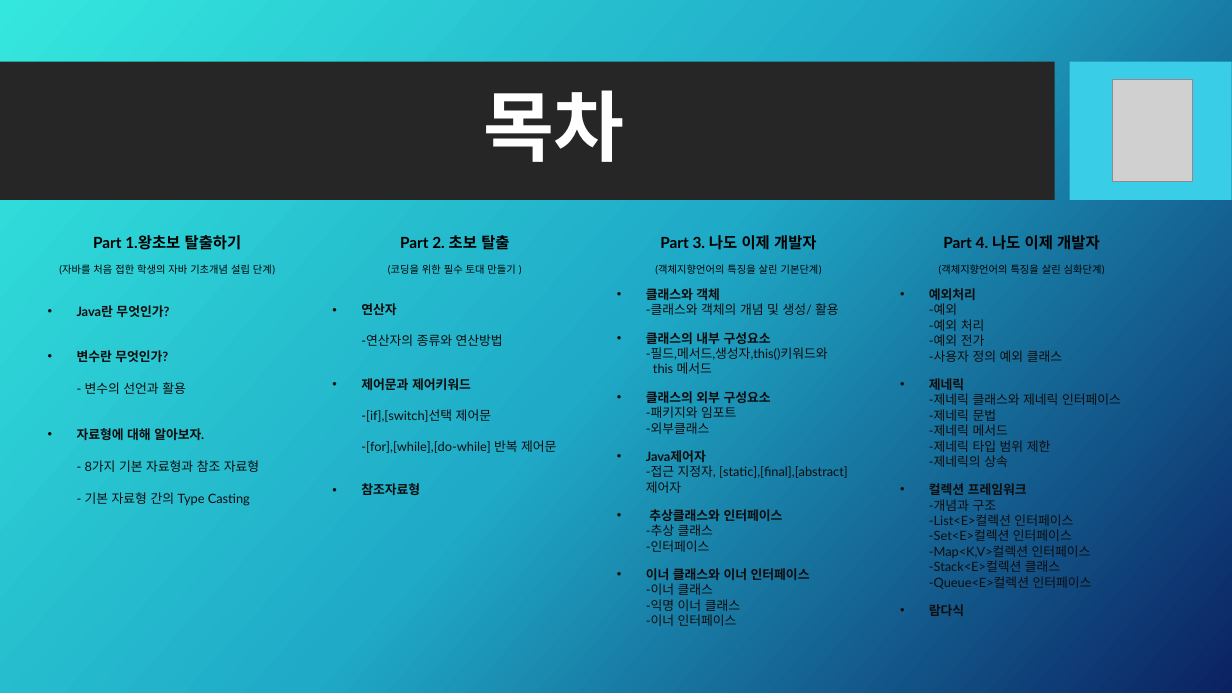
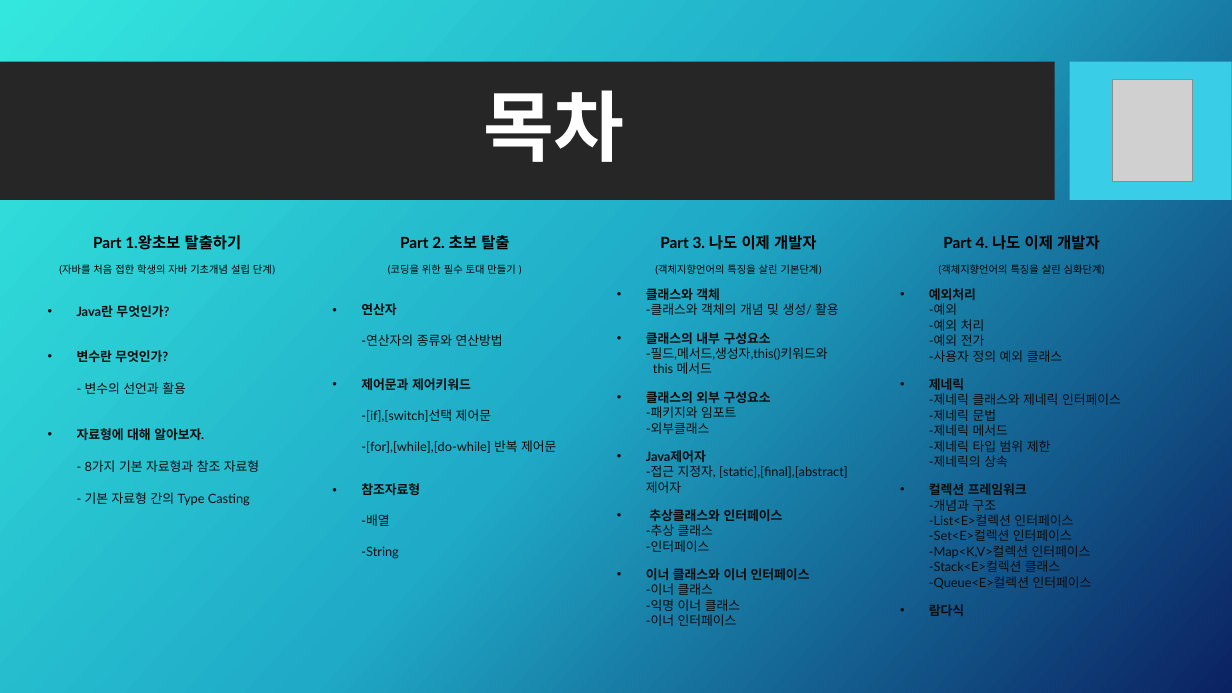
Before and after one commit to Kalex007s/java, a slide deck: slide 2 of study001/교육자료/Java.pptx. Drawn at 1232x693 pixels with LibreOffice and Linux fonts; fonts in the diff are those of the drawing; grey boxes stand for pictures; background and template pictures are left out. Boxes give left, top, right and bottom in pixels: in the first picture for what was removed or moved away, otherwise in the second. Text is boxed around its words. In the diff, an @@ line names an element or a change of style, - is before the commit and + after.

```diff
--- a/study001/교육자료/Java.pptx
+++ b/study001/교육자료/Java.pptx
@@ text at (361, 483, 420, 559): text changed; bold off @@
-• 참조자료형
+• 참조자료형
+  -배열
+  -String
```
Also in this commit, not shown: 1 other slide changed, 1 slide added, 1 other file.
